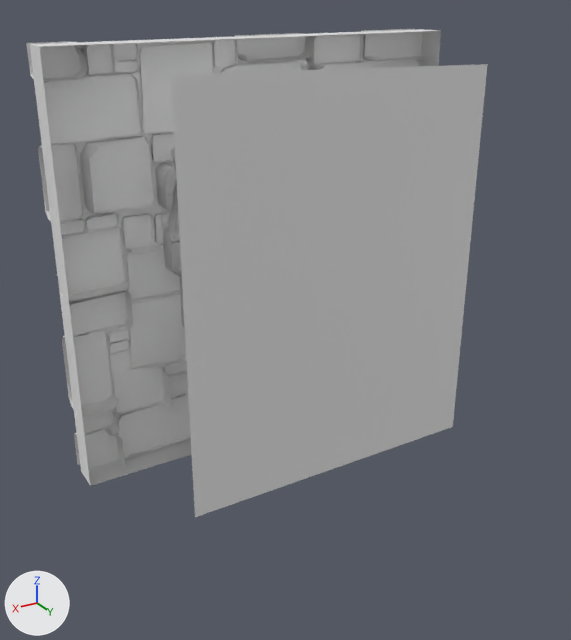
The FBX model Assets/Dungeon_Meshes/Wall_04_BarredWindow.fbx as it was, and as the next commit left it.
One viewpoint serves both versions: a 50 mm lens placed at (2.75, 4.98, 3.35), pointed at (0.13, 0.62, 1.17). The lights are fixed; the arrows at lower left show +X, +Y and +Z. The picture after the commit comes second. Materials are left out; every surface is plain grey. Where no turn or scale is listed for an object, it has been applied to the vertices. Vertices at exactly the same position are counted once.

In view in the first picture: 'Wall_04_BarredWindow'.
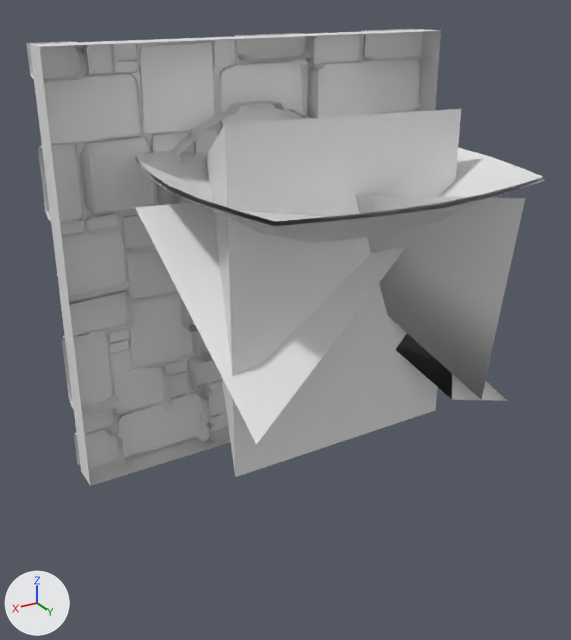
What differs and where, as boxes [x1, y1, x2, y2] in the pictures (571 x 640 px):
'Wall_04_BarredWindow', reshaped
    before: [26, 29, 488, 517]
    after: [26, 29, 545, 486]
part 1 of me_tripo_mesh_a8ee2fe9_003, added
    after: [135, 155, 545, 243]
part 2 of me_tripo_mesh_a8ee2fe9_003, added
    after: [136, 148, 543, 226]
part 3 of me_tripo_mesh_a8ee2fe9_003, built on
    after: [136, 124, 525, 471]

What changed in the scene script:
```text
Change me_tripo_mesh_a8ee2fe9_003:
    used by ob_wall_04_barredwindow; location = (0.0, 0.0, 1.5)
    verts and faces of me_tripo_mesh_a8ee2fe9_003; kept vertices keep their numbers, new ones are numbered from 2875
    before: 2871 (-1.07, 1.12, 1.36) at pixel (487, 64), 2872 (-1.07, 1.12, -1.31) at pixel (452, 426), 2873 (1.11, 1.12, -1.31) at pixel (194, 517), 2874 (1.11, 1.12, 1.41) at pixel (170, 74)
    remove me_tripo_mesh_a8ee2fe9_003.from_pydata(...)  # 2875 vertices, 3903 faces; spans x -1.51..1.52, y -0.27..1.12, z -1.5..1.5
    add me_tripo_mesh_a8ee2fe9_003.from_pydata(...)  # 2990 vertices, 3980 faces; spans x -1.51..1.52, y -0.79..1.98, z -1.8..1.5
    me_tripo_mesh_a8ee2fe9_003 part 1: a new loose piece of 49 vertices spanning x -1.08..1.08, y -0.17..1.98, z 0.35..0.77
    me_tripo_mesh_a8ee2fe9_003 part 2: a new loose piece of 49 vertices spanning x -1.07..1.07, y -0.16..1.98, z 0.39..0.8
    me_tripo_mesh_a8ee2fe9_003 part 3
    add verts[2871] = (-0.81, 1.19, 1.11)  # moved, pixel (461, 108)
    add verts[2872] = (-0.81, 1.19, -1.05)  # moved, pixel (435, 410)
    add verts[2873] = (0.85, 1.19, -1.05)  # moved, pixel (235, 477)
    add verts[2874] = (0.85, 1.19, 1.16)  # moved, pixel (224, 123)
    add verts[2875] = (-0.83, 1.77, 0.66)  # pixel (525, 198)
    add verts[2876] = (-0.89, 1.63, -0.07)  # pixel (502, 302)
    add verts[2877] = (-0.85, 1.22, -0.07)
    add verts[2878] = (-0.92, 1.07, 0.66)
    add verts[2879] = (0.5, 0.83, 0.66)
    add verts[2880] = (0.67, 0.71, 0.66)  # pixel (217, 192)
    add verts[2881] = (0.29, 0.72, 0.66)
    add verts[2882] = (-0.79, 1.37, -0.87)  # pixel (451, 399)
    add verts[2883] = (-0.96, 1.48, -0.87)  # pixel (481, 400)
    add verts[2884] = (-1.29, 1.42, -1.0)  # pixel (507, 400)
    add verts[2885] = (-1.23, 1.16, 0.52)
    add verts[2886] = (1.06, 1.5, -1.8)
    add verts[2888] = (0.86, 1.5, -0.64)  # pixel (256, 444)
    add verts[2889] = (1.04, 0.28, 0.52)  # pixel (135, 207)
    add verts[2890] = (-0.57, 1.29, 0.52)
    add verts[2891] = (0.1, 0.45, 0.52)
    add faces += [(2879, 2881, 2884, 2883), (2880, 2882, 2884, 2881), (2875, 2879, 2883, 2876), (2877, 2882, 2880, 2878), (2888, 2889, 2891, 2890)]
    other edits to the shape of me_tripo_mesh_a8ee2fe9_003 do not show in these pictures
```
